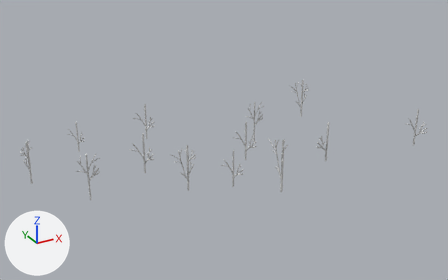
The FBX model MovistarExperience/OkudaUniverse/SM_Desierto_Arboles/SM_Desierto_Arboles.fbx as it was, and as the next commit left it.
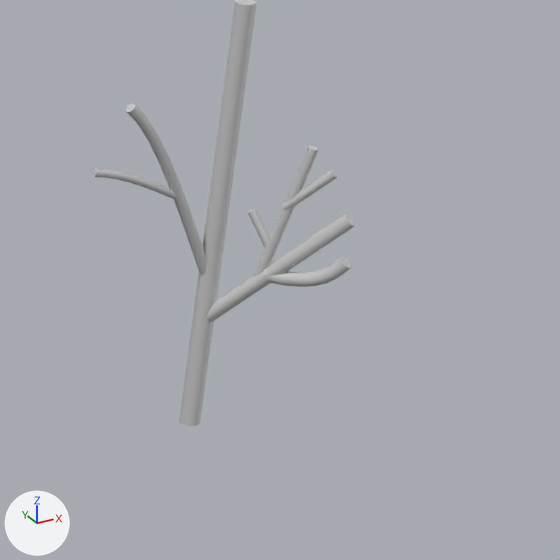
The first picture shows the older version from a 50 mm camera at (-23.2, -42.3, 35.2) aimed at (13.2, 23.9, 2.1). The close-ups show both versions on the part from 89% to 99% of the width and 39% to 56% of the height of that picture; other places that the commit changed are outside them. The axes (+X, +Y, +Z) are drawn at lower left. The lights are the same throughout. Where no turn or scale is listed for an object, it has been applied to the vertices.

In view in the first close-up: 'ArbolBlancoRainbow_2_2'.
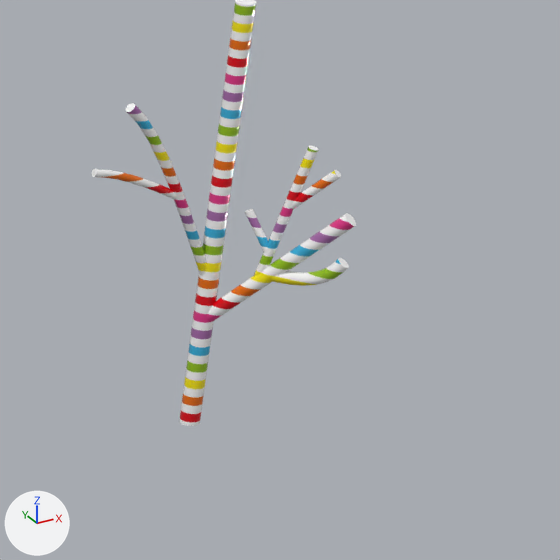
Scene script edits in JSON lines:
```json
{"op": "add", "block": "img_arbolblancorb_png", "code": ["img_arbolblancorb_png = load_image('arbolBlancoRB.png', '../Deliveries/7 SEPTIEMBRE/ELEMENTOS TEXTURIZADOS.fbm/arbolBlancoRB.png', 2048, 2048, 'sRGB')"]}
{"op": "add", "block": "mat_material__3136", "code": ["mat_material__3136 = principled_material('Material #3136')", "mat_material__3136.texture = img_arbolblancorb_png", "mat_material__3136.roughness = 0.0"]}
{"block": "me_mesh_007", "where": "# used by ob_arbolblancorainbow_2_2; location = (0.0, 0.0, 0.0)"}
{"op": "remove", "block": "me_mesh_007", "code": "me_mesh_007.from_pydata(...)  # 408 vertices, 784 faces; spans x 37.37..39.96, y 13.87..15.7, z -0.9..4.52"}
{"op": "remove", "block": "me_mesh_007", "code": "me_mesh_007.materials.append(mat_05___default)  # light grey #cacaca"}
{"op": "add", "block": "me_mesh_007", "code": "me_mesh_007.from_pydata(...)  # 408 vertices, 784 faces; spans x 37.37..39.96, y 13.89..15.7, z -0.9..4.52"}
{"block": "me_mesh_007", "change": "me_mesh_007 part 1: the loose piece of 96 vertices spanning x 39.38..39.96, y 13.87..14.79, z 1.1..1.61 is scaled about its middle by 0.92, then moved by (0.01, -0.01, 0.0)"}
{"block": "me_mesh_007", "change": "me_mesh_007 part 2: the loose piece of 24 vertices spanning x 39.31..39.55, y 14.68..15.04, z 1.43..1.97 is moved by (-0.03, 0.01, 0.0)"}
{"block": "me_mesh_007", "change": "me_mesh_007 part 3: the loose piece of 24 vertices spanning x 39.46..39.8, y 14.13..14.68, z 2.05..2.67 is moved by (0.03, -0.02, 0.0)"}
{"block": "me_mesh_007", "change": "me_mesh_007 part 4: texture (UV) coordinates of 784 of 784 faces, centred in x 37.37..39.95, y 13.89..15.69, z -0.9..4.52, changed; they spanned u 0.04..0.92, v 0.04..0.96 and now span u 0.04..0.96, v 0.01..0.83"}
{"op": "add", "block": "me_mesh_007", "code": "me_mesh_007.materials.append(mat_material__3136)  # picture img_arbolblancorb_png"}
```

Location of each change, (x1, y1, x2, y2) in pixels of the close-ups (560 x 560 px; the box of a moved part takes in the faces that stretch with it):
```json
{"object": "ArbolBlancoRainbow_2_2", "change": "recoloured, reshaped, surface changed", "before": [92, 0, 356, 426], "after": [92, 0, 356, 426]}
{"part": 1, "of": "me_mesh_007", "change": "moved or reshaped", "before": [263, 257, 352, 287], "after": [271, 258, 349, 286]}
{"part": 2, "of": "me_mesh_007", "change": "moved or reshaped", "before": [248, 209, 276, 255], "after": [245, 209, 268, 252]}
{"part": 3, "of": "me_mesh_007", "change": "moved or reshaped", "before": [282, 170, 338, 210], "after": [291, 170, 341, 209]}
{"part": 4, "of": "me_mesh_007", "change": "surface changed", "before": [92, 0, 356, 426], "after": [92, 0, 356, 426]}
```
